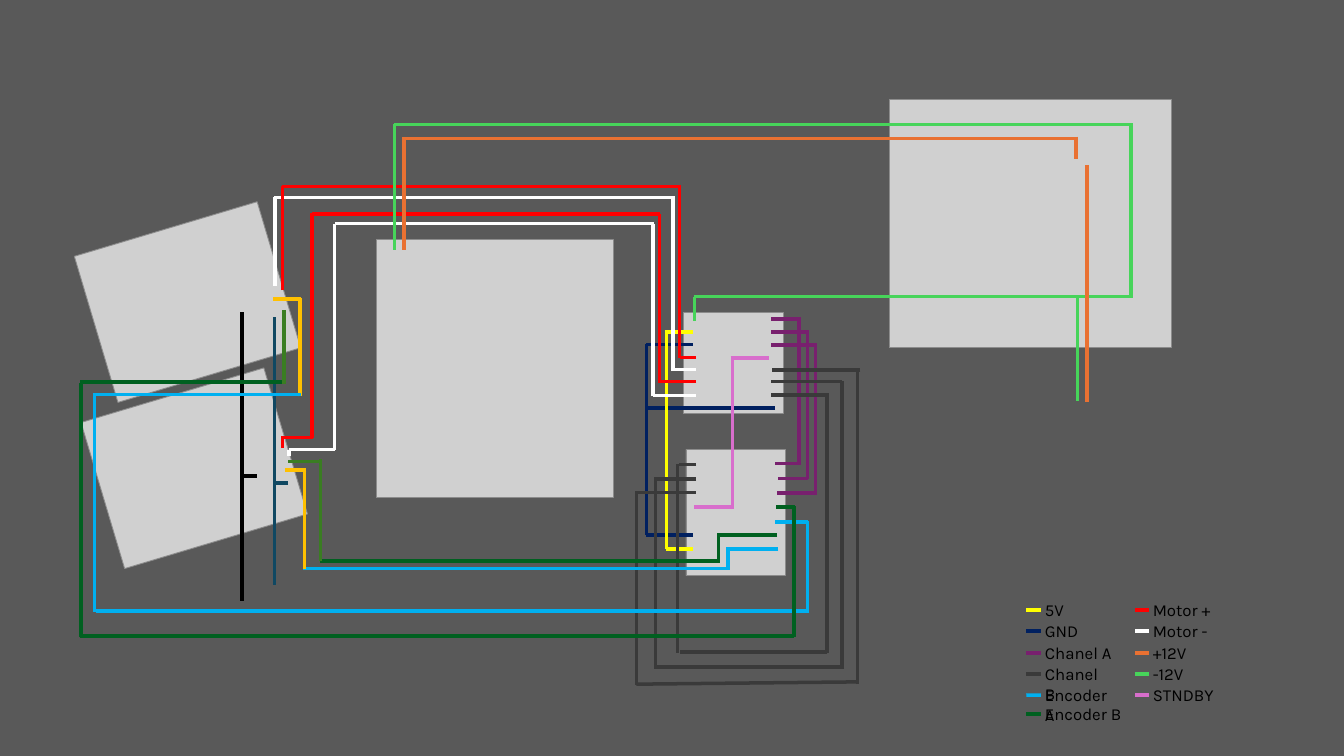
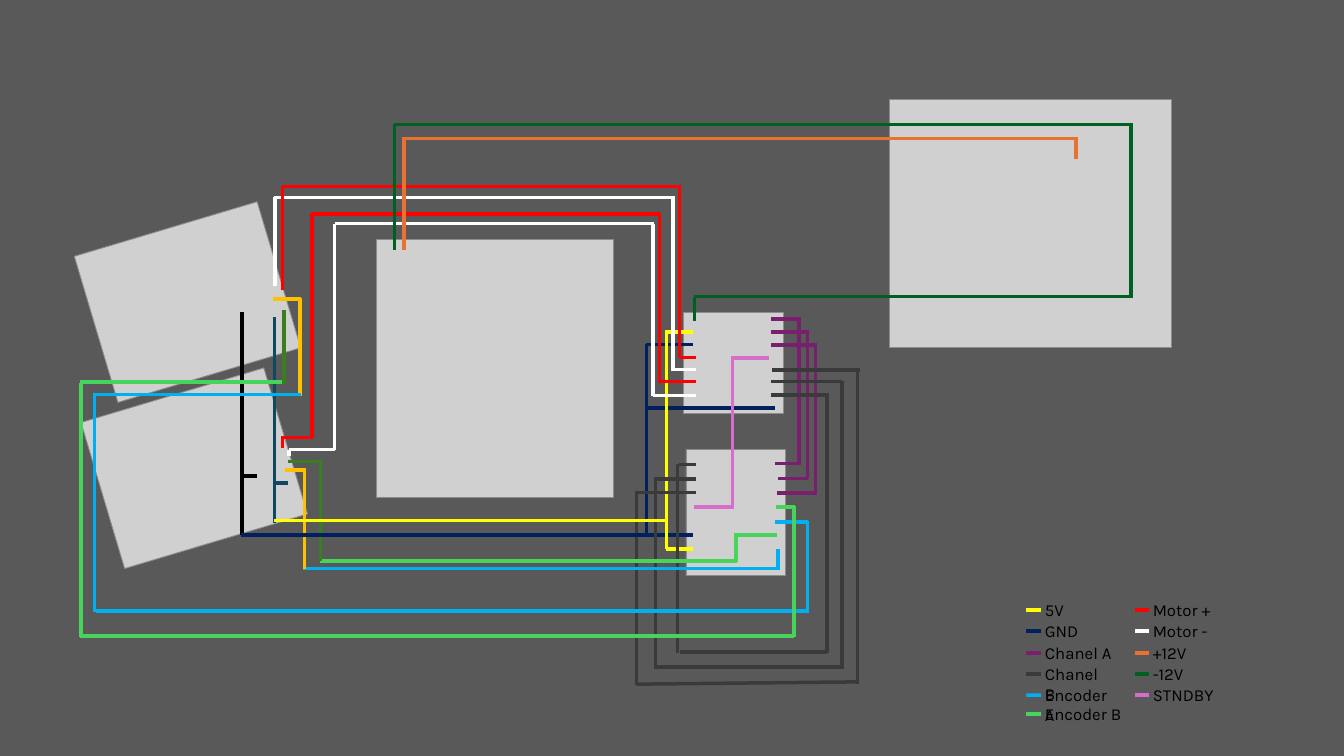
Before and after one commit to pkoprov/MobileRobot, a slide deck: slide 1 of assets/Diagram.pptx. Drawn at 1344x756 pixels with LibreOffice and Linux fonts; fonts in the diff are those of the drawing; grey boxes stand for pictures. Boxes give left, top, right and bottom in pixels: in the first picture for what was removed or moved away, otherwise in the second. Text is boxed around its words. In the diff, an @@ line names an element or a change of style, - is before the commit and + after.

Commit message:
chore: update diagram assets for improved clarity and presentation

```diff
--- a/assets/Diagram.pptx
+++ b/assets/Diagram.pptx
@@ line (394, 250) - (394, 124): stroke #47D45A 3 pt to #006020 3 pt @@
@@ line (394, 124) - (1133, 124): stroke #47D45A 3 pt to #006020 3 pt @@
@@ line (1131, 297) - (1131, 123): stroke #47D45A 3 pt to #006020 3 pt @@
@@ line removed from (1087, 402) to (1087, 165) @@
@@ line (694, 297) - (1133, 297): stroke #47D45A 3 pt to #006020 3 pt @@
@@ line (695, 321) - (695, 297): stroke #47D45A 3 pt to #006020 3 pt @@
@@ line removed from (1078, 401) to (1078, 297) @@
@@ line moved from (242, 312) - (242, 601) to (242, 312) - (242, 535) @@
@@ line moved from (275, 318) - (275, 585) to (275, 318) - (275, 523) @@
@@ line (286, 382) - (80, 382): stroke #006020 3 pt to #47D45A 3 pt @@
@@ line (81, 638) - (81, 383): stroke #006020 3 pt to #47D45A 3 pt @@
@@ line (795, 507) - (775, 507): stroke #006020 3 pt to #47D45A 3 pt @@
@@ line (794, 637) - (794, 506): stroke #006020 3 pt to #47D45A 3 pt @@
@@ line added from (653, 535) to (241, 535), #002060 3 pt @@
@@ line added from (666, 521) to (274, 521), #FFFF00 3 pt @@
@@ line moved from (777, 535) - (717, 535) to (777, 535) - (734, 535) @@
@@ line (777, 535) - (734, 535): stroke #006020 3 pt to #47D45A 3 pt @@
@@ line moved from (719, 563) - (719, 533) to (736, 562) - (736, 535) @@
@@ line (736, 562) - (736, 535): stroke #006020 3 pt to #47D45A 3 pt @@
@@ line moved from (730, 569) - (303, 569) to (778, 569) - (303, 569) @@
@@ line moved from (719, 561) - (320, 561) to (737, 561) - (320, 561) @@
@@ line (737, 561) - (320, 561): stroke #006020 3 pt to #47D45A 3 pt @@
@@ line removed from (779, 549) to (727, 549) @@
@@ line moved from (728, 569) - (728, 547) to (778, 570) - (778, 549) @@
@@ line (795, 636) - (81, 636): stroke #006020 3 pt to #47D45A 3 pt @@
@@ line (1149, 674) - (1135, 674): stroke #47D45A 3 pt to #006020 3 pt @@
@@ line (1041, 714) - (1026, 714): stroke #006020 3 pt to #47D45A 3 pt @@
```
Also in this commit, not shown: 1 other file.
